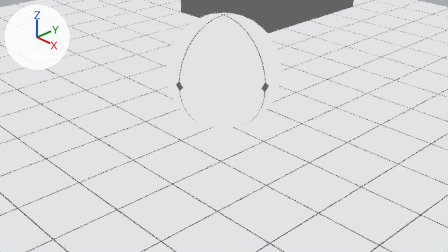
What one commit did to the Blender file tools/scene.blend.
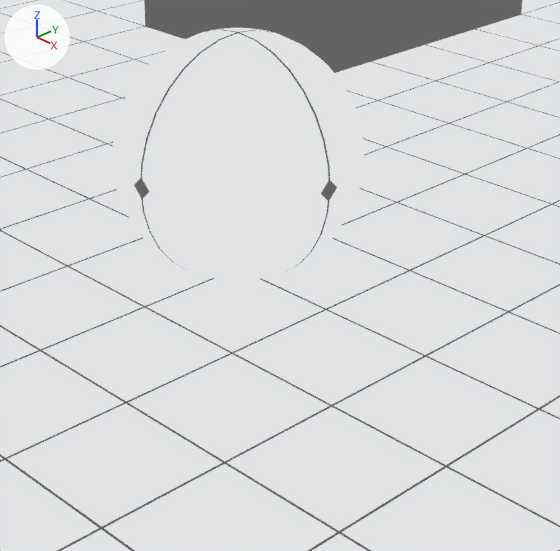
Each version is shown from the file's camera 'Camera', then close up on the part from 26% to 83% of the width and 0% to 100% of the height. The lights are fixed; the arrows at upper left show +X, +Y and +Z.

The first close-up shows 'Sphere', 'env'.
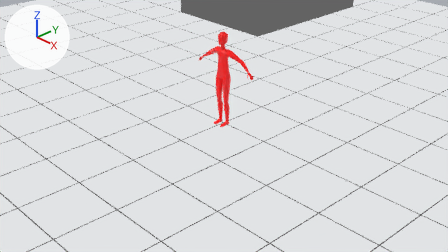
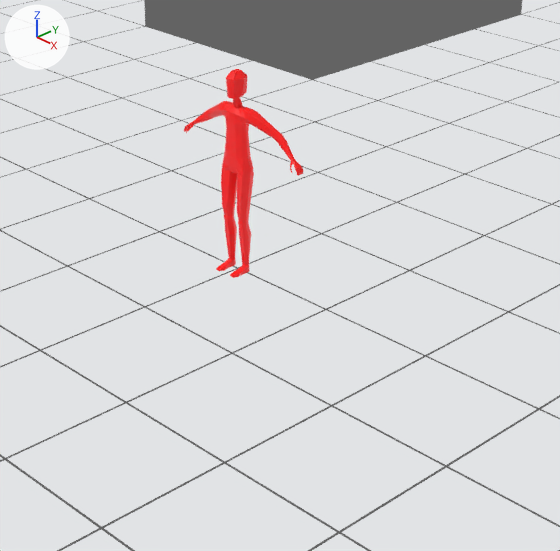
Where the change shows, as pixel boxes [x1, y1, x2, y2] in the close-ups (560 x 551 px):
'Sphere', deleted: before [112, 28, 364, 281]
'Cube', added (red): after [184, 69, 303, 278]

Patch to the scene script:
```diff
--- a/tools/scene.blend.py
+++ b/tools/scene.blend.py
@@ mat_solid_red @@
+mat_solid_red = principled_material('solid_red')
+mat_solid_red.base_color = (1.0, 0.0, 0.0)  # red #ff0000
@@ me_cube_001 @@
+me_cube_001.from_pydata(...)  # 586 vertices, 602 faces; spans x -0.66..0.66, y -0.15..0.1, z 0.0..1.7
+me_cube_001.materials.append(mat_solid_red)  # red #ff0000
@@ ob_sphere @@
-ob_sphere = bpy.data.objects.new('Sphere', me_sphere_001)
-ob_sphere.location = (0.0, 0.0, 0.0)
@@ ob_cube @@
+ob_cube = bpy.data.objects.new('Cube', me_cube_001)
+ob_cube.location = (0.0, 0.0, 0.0)
```
